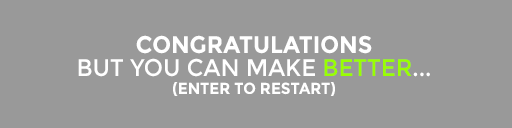
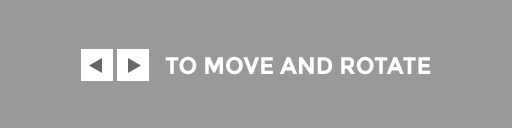
Layer changes from the first 512×128 image to the second:
hid group "end1" (1 layers) over [78, 35, 430, 96]
renamed "Congratulations but you can make better... (enter to restart)" to "Congratulations but you can do better... (enter to restart)", painted on it over [78, 35, 430, 96]
showed group "move" (7 layers) over [81, 49, 431, 81]
